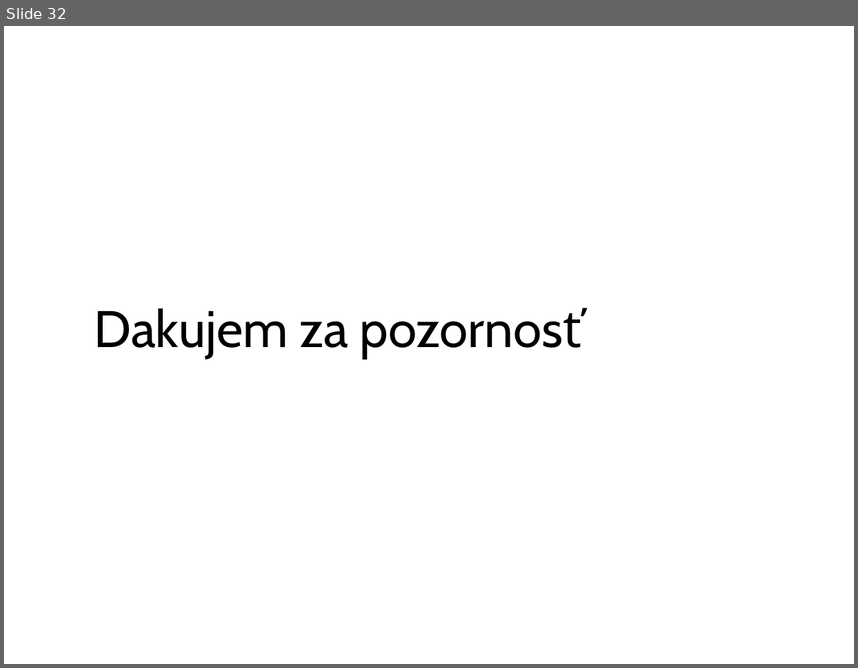
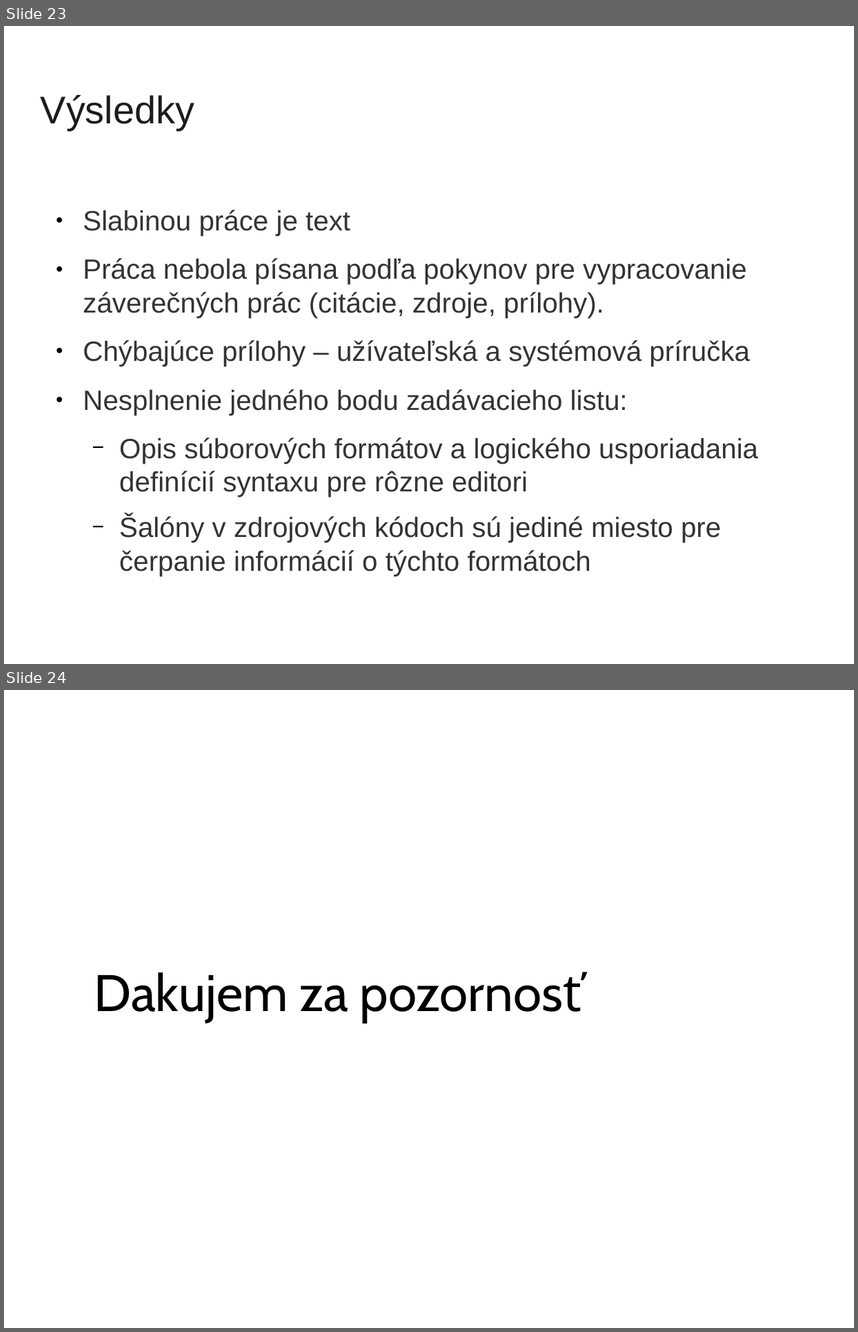
Before and after one commit to yin/syntaxer, a slide deck: obhajoba/bc2014-obhajoba15-prezentacia.odp. Shown one above the other, each under a label of ours: slide 32 before the commit, slides 23 and 24 after it. The pictures are 858x668 and 858x1332 pixels, drawn with LibreOffice and Linux fonts; fonts in the diff are those of the drawing; background and template pictures are left out. Boxes give left, top, right and bottom in pixels: in the first picture for what was removed or moved away, otherwise in the second. Text is boxed around its words. In the diff, an @@ line names an element or a change of style, - is before the commit and + after.

```diff
--- a/obhajoba/bc2014-obhajoba15-prezentacia.odp
+++ b/obhajoba/bc2014-obhajoba15-prezentacia.odp
@@ slide 23 added at [4, 26, 854, 664], background picture (left out) @@
@@ title added at [41, 95, 195, 130], 36 pt, text #1C1C1C @@
+Výsledky
@@ text added at [83, 210, 758, 576], 26 pt, text #333333 @@
+● Slabinou práce je text
+● Práca nebola písana podľa pokynov pre vypracovanie záverečných prác (citácie, zdroje, prílohy).
+● Chýbajúce prílohy – užívateľská a systémová príručka
+● Nesplnenie jedného bodu zadávacieho listu:
+  − Opis súborových formátov a logického usporiadania definícií syntaxu pre rôzne editori
+  − Šalóny v zdrojových kódoch sú jediné miesto pre čerpanie informácií o týchto formátoch
@@ what was slide 32 is now slide 24 @@
```
Also in this commit, not shown: 15 slides changed, 10 other slides added, 22 slides removed, 2 other files.
